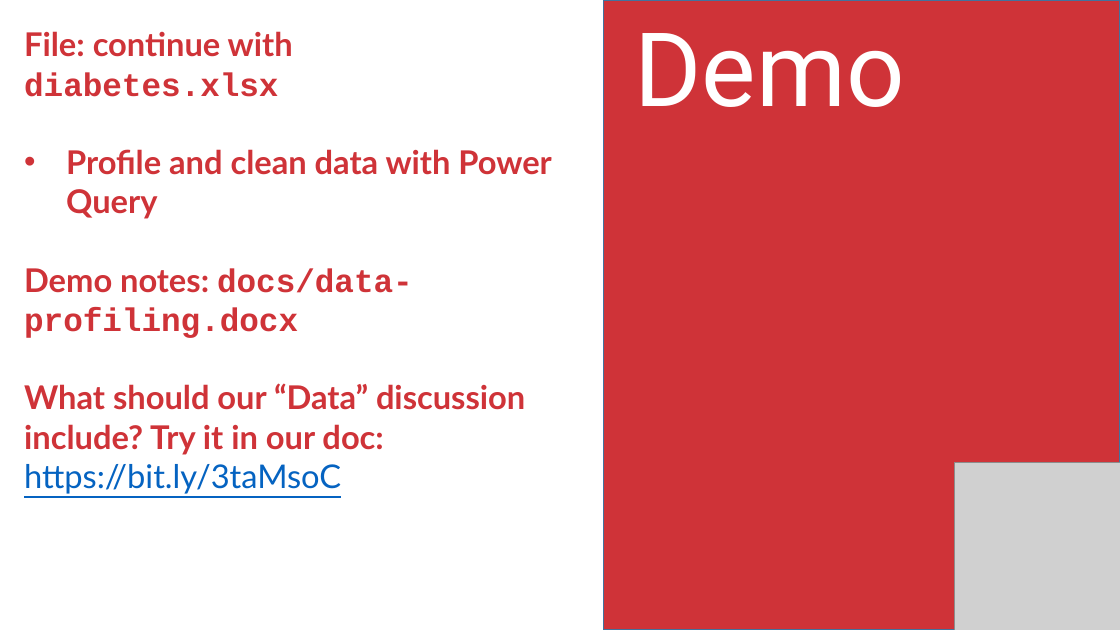
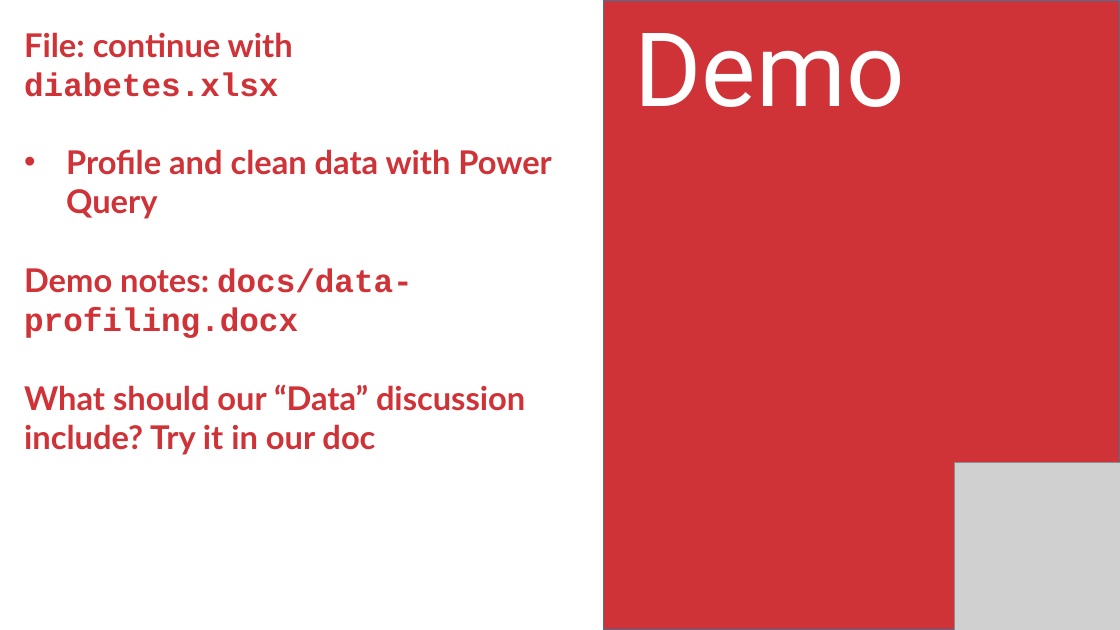
Before and after one commit to stringfestdata/aina-foundations-of-analytics, a slide deck: slide 29 of aina-foundations-of-analytics.pptx (slide 25 before the commit). Drawn at 1120x630 pixels with LibreOffice and Linux fonts; fonts in the diff are those of the drawing; grey boxes stand for pictures. Boxes give left, top, right and bottom in pixels: in the first picture for what was removed or moved away, otherwise in the second. Text is boxed around its words. In the diff, an @@ line names an element or a change of style, - is before the commit and + after.

```diff
--- a/aina-foundations-of-analytics.pptx
+++ b/aina-foundations-of-analytics.pptx
@@ text at (x1=24, y1=384, x2=525, y2=455): text changed @@
-What should our “Data” discussion include? Try it in our doc: https://bit.ly/3taMsoC
+What should our “Data” discussion include? Try it in our doc
```
Also in this commit, not shown: 8 other slides changed, 4 slides added, 2 other files.
